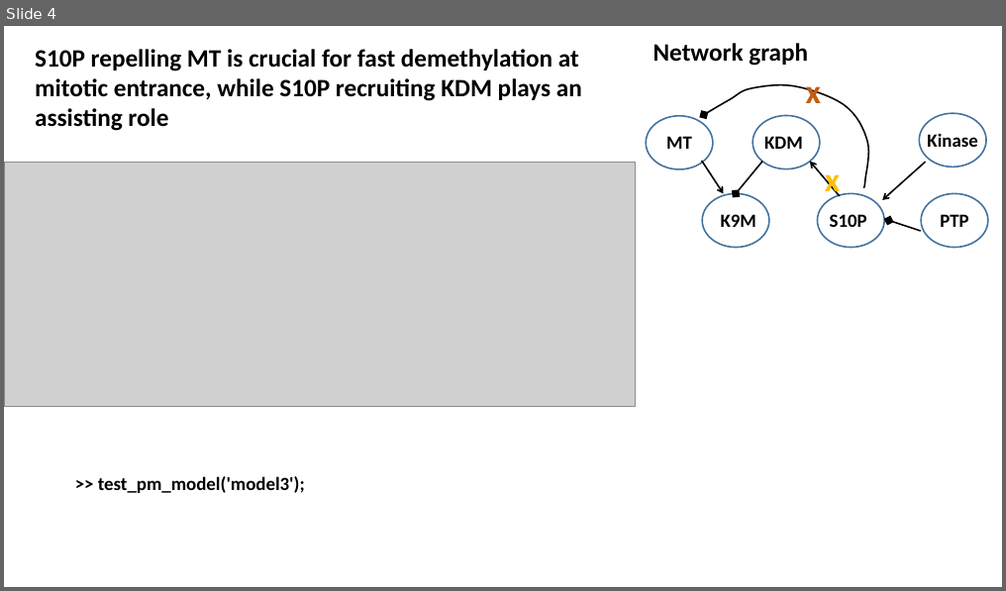
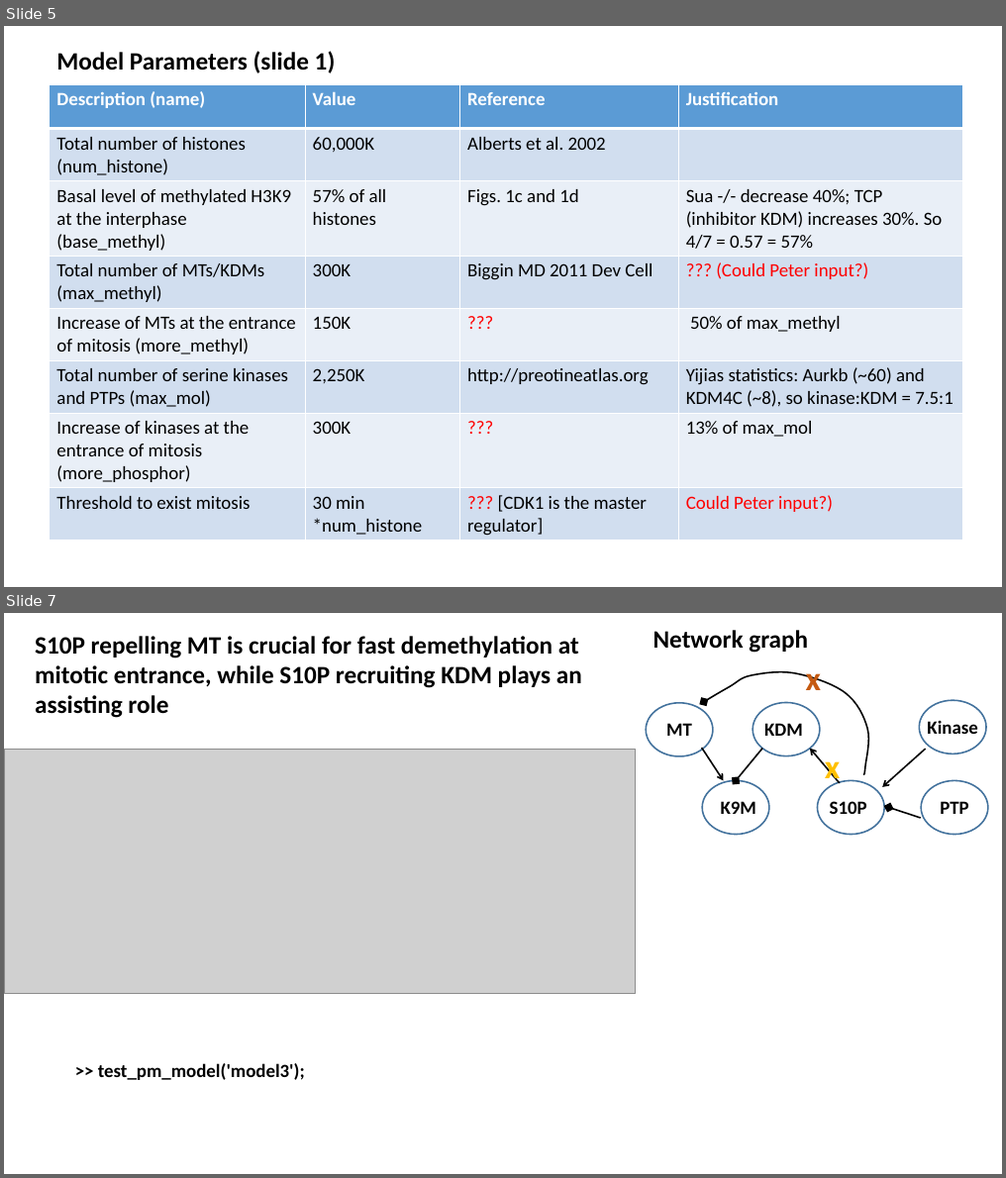
Before and after one commit to lu6007/fluocell, a slide deck: app/model/result_0211_2017.pptx. Shown one above the other, each under a label of ours: slide 4 before the commit, slides 5 and 7 after it; the slides between them are not shown. The pictures are 1006x591 and 1006x1178 pixels, drawn with LibreOffice and Linux fonts; fonts in the diff are those of the drawing; grey boxes stand for pictures. Boxes give left, top, right and bottom in pixels: in the first picture for what was removed or moved away, otherwise in the second. Text is boxed around its words. In the diff, an @@ line names an element or a change of style, - is before the commit and + after.

Commit message:
Modified model for Qin's paper, and miner modifications to fluocell

```diff
--- a/app/model/result_0211_2017.pptx
+++ b/app/model/result_0211_2017.pptx
@@ slide 5 added at box(4, 26, 1002, 587), background #FFFFFF @@
@@ text added at box(56, 51, 336, 74), 24 pt, text #000000, bold @@
+Model Parameters (slide 1)
@@ table added at box(50, 84, 963, 541), 8 rows, 4 columns @@
+Description (name) | Value | Reference | Justification
+Total number of histones (num_histone) | 60,000K | Alberts et al. 2002 | 
+Basal level of methylated H3K9 at the interphase (base_methyl) | 57% of all histones | Figs. 1c and 1d | Sua -/- decrease 40%; TCP (inhibitor KDM) increases 30%. So 4/7 = 0.57 = 57%
+Total number of MTs/KDMs (max_methyl) | 300K | Biggin MD 2011 Dev Cell | ??? (Could Peter input?)
+Increase of MTs at the entrance of mitosis (more_methyl) | 150K | ??? | 50% of max_methyl
+Total number of serine kinases and PTPs (max_mol) | 2,250K | http://preotineatlas.org | Yijias statistics: Aurkb (~60) and KDM4C (~8), so kinase:KDM = 7.5:1
+Increase of kinases at the entrance of mitosis (more_phosphor) | 300K | ??? | 13% of max_mol
+Threshold to exist mitosis | 30 min *num_histone | ??? [CDK1 is the master regulator] | Could Peter input?)
@@ what was slide 4 is now slide 7 @@
```
Also in this commit, not shown: 4 slides changed, 3 other slides added, 9 other files.
